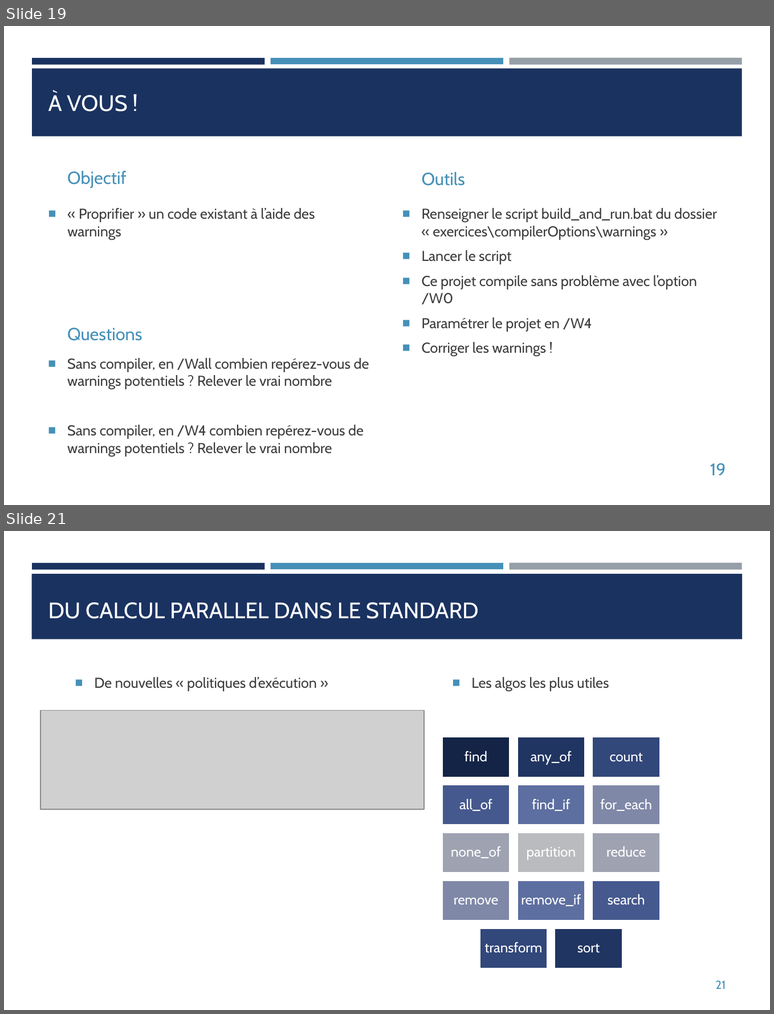
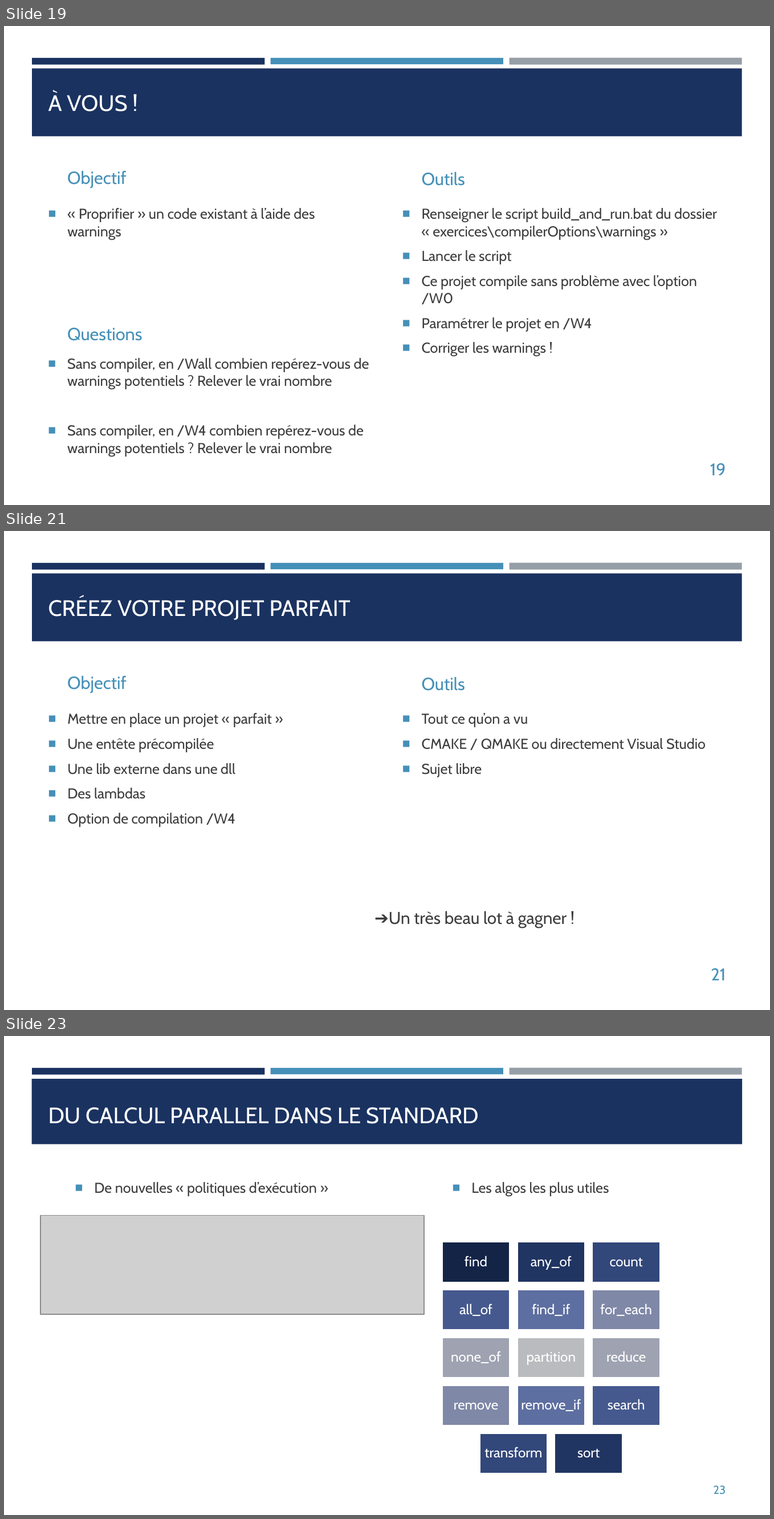
Before and after one commit to franckginguene/cpp_scalian, a slide deck: diapos/CPP_aprem.pptx. Shown one above the other, each under a label of ours: slides 19 and 21 before the commit, slides 19, 21 and 23 after it; the slides between them are not shown. The pictures are 774x1014 and 774x1519 pixels, drawn with LibreOffice and Linux fonts; fonts in the diff are those of the drawing; grey boxes stand for pictures. Boxes give left, top, right and bottom in pixels: in the first picture for what was removed or moved away, otherwise in the second. Text is boxed around its words. In the diff, an @@ line names an element or a change of style, - is before the commit and + after.

```diff
--- a/diapos/CPP_aprem.pptx
+++ b/diapos/CPP_aprem.pptx
@@ slide 21 added at (4, 531, 770, 1010), background #FFFFFF; not listed: 4 template elements that a slide beside it also shows @@
@@ title added at (48, 597, 351, 620), 21 pt, text #FFFFFF @@
+CRÉEZ VOTRE PROJET PARFAIT
@@ text added at (67, 676, 127, 692), 16.5 pt, text #4590B8 @@
+Objectif
@@ text added at (422, 677, 465, 691), 16.5 pt, text #4590B8 @@
+Outils
@@ text added at (67, 713, 272, 827), 13.5 pt, text #3D3D3D @@
+■ Mettre en place un projet « parfait »
+■ Une entête précompilée
+■ Une lib externe dans une dll
+■ Des lambdas
+■ Option de compilation /W4
@@ text added at (422, 713, 706, 777), 13.5 pt, text #3D3D3D @@
+■ Tout ce qu’on a vu
+■ CMAKE / QMAKE ou directement Visual Studio
+■ Sujet libre
@@ text added at (389, 911, 567, 927), 16 pt, text #3D3D3D @@
+➔Un très beau lot à gagner !
@@ page number added at (711, 968, 726, 980), 16 pt, text #4590B8 @@
+21
@@ what was slide 21 is now slide 23 @@
@@ page number at (713, 1485, 726, 1494): text changed @@
-21
+23
```
Also in this commit, not shown: 1 slide changed, 1 other slide added.
